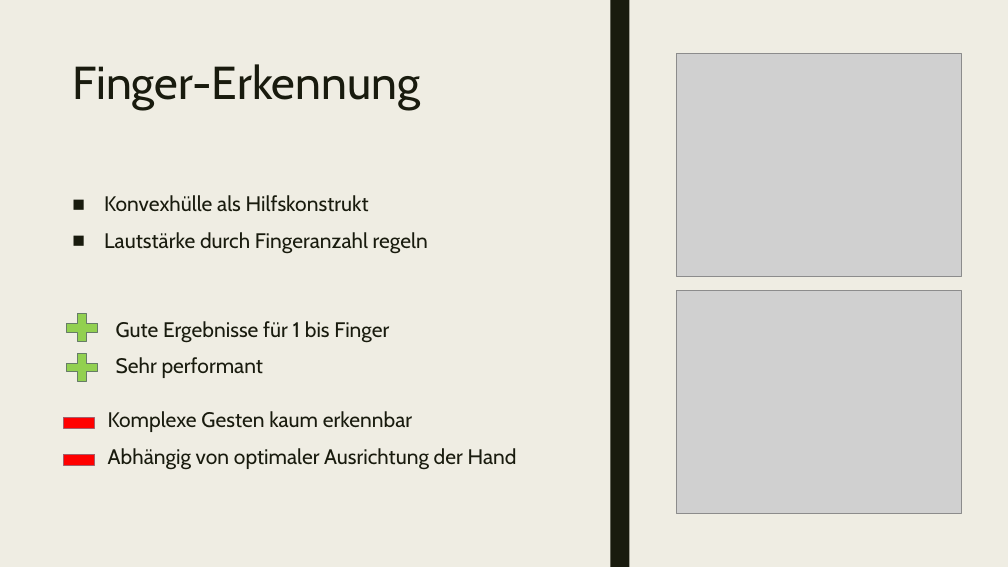
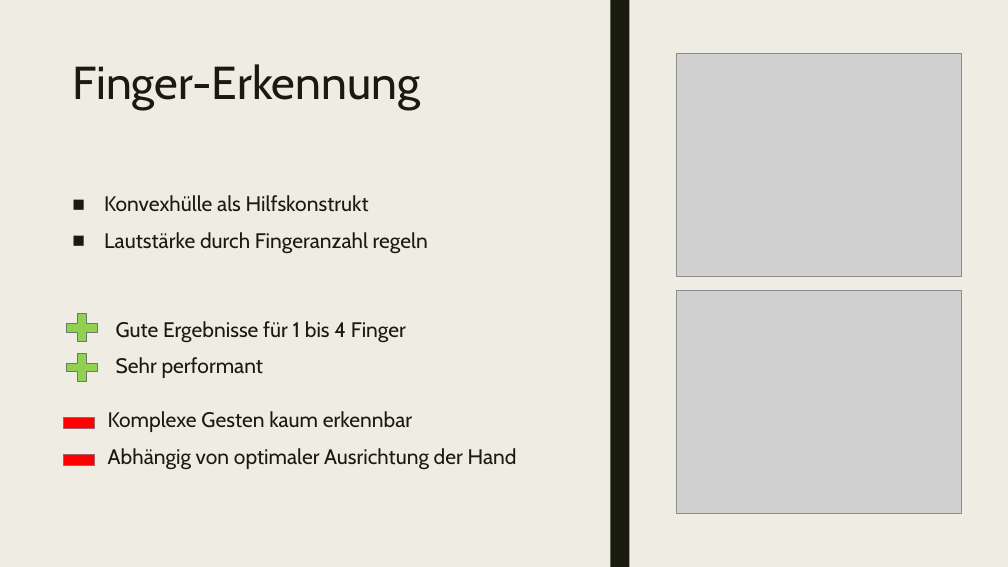
Before and after one commit to uol-mediaprocessing-201920/group-projects-hand-gesture, a slide deck: slide 17 of gesture_recognition.pptx (slide 18 before the commit). Drawn at 1008x567 pixels with LibreOffice and Linux fonts; fonts in the diff are those of the drawing; grey boxes stand for pictures. Boxes give left, top, right and bottom in pixels: in the first picture for what was removed or moved away, otherwise in the second. Text is boxed around its words. In the diff, an @@ line names an element or a change of style, - is before the commit and + after.

```diff
--- a/gesture_recognition.pptx
+++ b/gesture_recognition.pptx
@@ text at bbox=[116, 321, 406, 343]: text changed @@
-Gute Ergebnisse für 1 bis Finger
+Gute Ergebnisse für 1 bis 4 Finger
```
Also in this commit, not shown: 5 other slides changed, 1 slide removed.
